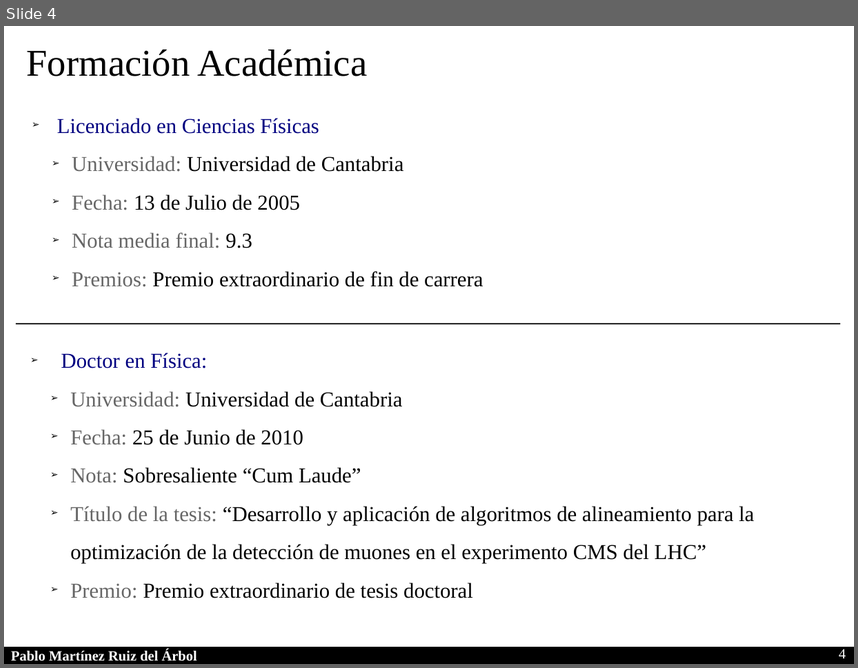
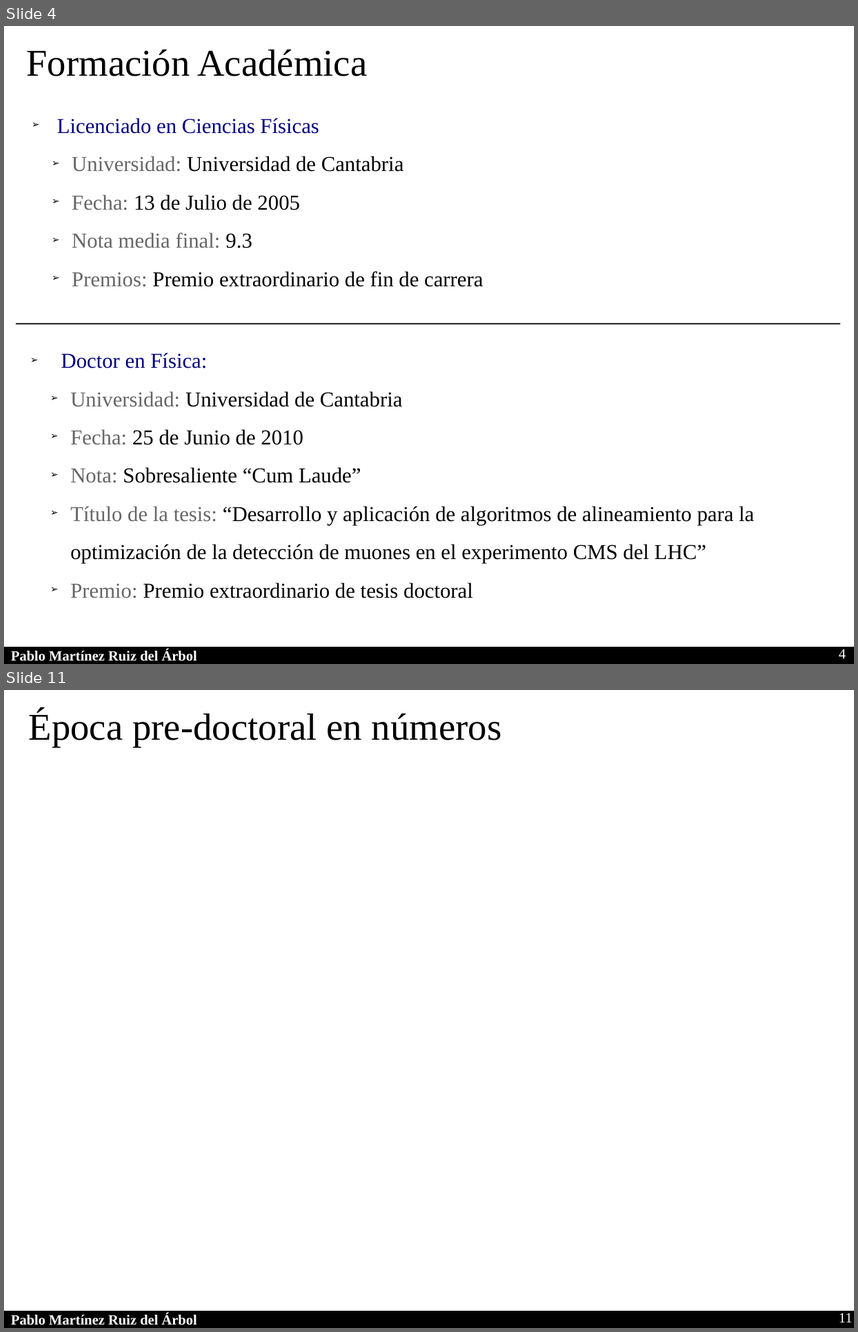
Before and after one commit to parbol/Plaza, a slide deck: Presentacion/Presentacion.odp. Shown one above the other, each under a label of ours: slide 4 before the commit, slides 4 and 11 after it; the slides between them are not shown. The pictures are 858x668 and 858x1332 pixels, drawn with LibreOffice and Linux fonts; fonts in the diff are those of the drawing. Boxes give left, top, right and bottom in pixels: in the first picture for what was removed or moved away, otherwise in the second. Text is boxed around its words. In the diff, an @@ line names an element or a change of style, - is before the commit and + after.

```diff
--- a/Presentacion/Presentacion.odp
+++ b/Presentacion/Presentacion.odp
@@ slide 11 added at [4, 690, 854, 1328], background #FFFFFF; not listed: 2 template elements that a slide beside it also shows @@
@@ text added at [29, 711, 502, 747], 32 pt, text #000000 @@
+Época pre-doctoral en números
@@ page number added at [839, 1312, 853, 1322], 12 pt, text #FFFFFF @@
+11
```
Also in this commit, not shown: 1 slide changed, 5 other slides added.
